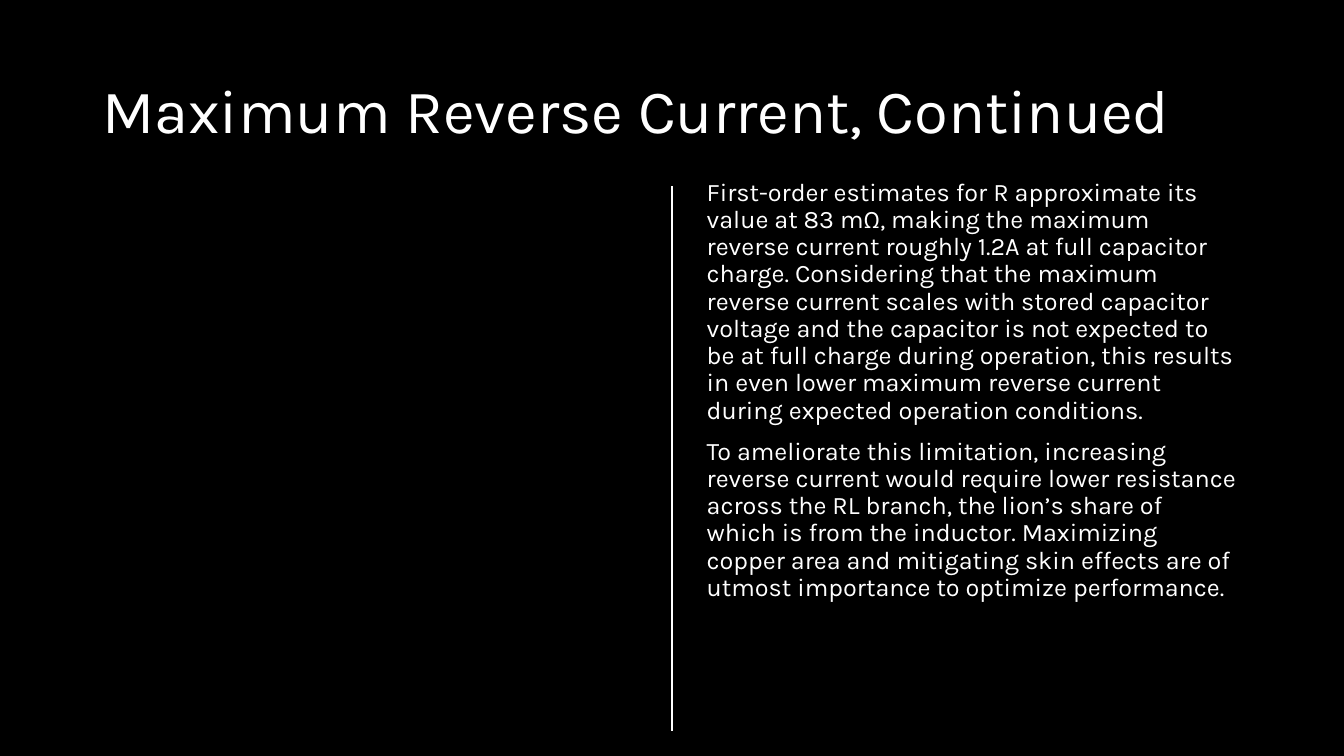
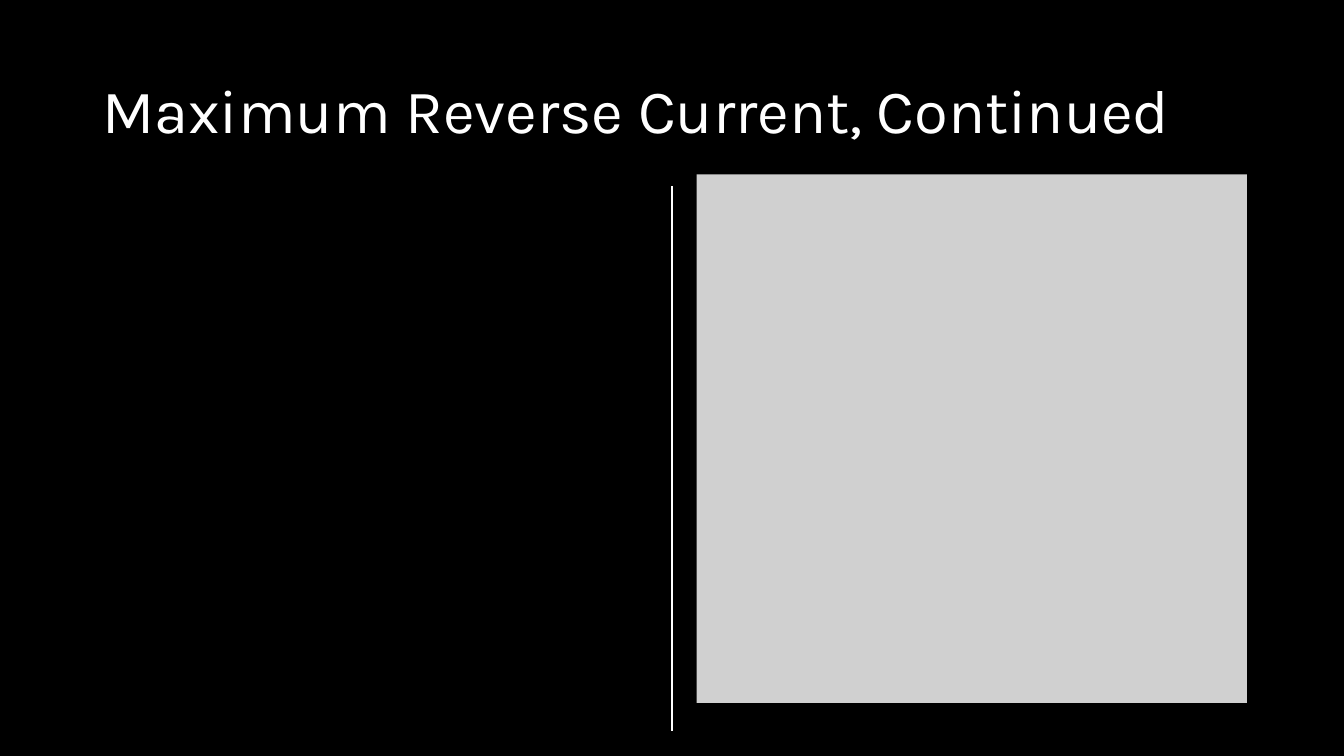
Before and after one commit to ut-ras/rm_electrical-supercap_v2, a slide deck: slide 21 of UT Robomasters – Supercap Power Stage Modeling.pptx. Drawn at 1344x756 pixels with LibreOffice and Linux fonts; fonts in the diff are those of the drawing; grey boxes stand for pictures. Boxes give left, top, right and bottom in pixels: in the first picture for what was removed or moved away, otherwise in the second. Text is boxed around its words. In the diff, an @@ line names an element or a change of style, - is before the commit and + after.

Commit message:
updated PLECs model to use new inductor parameters

```diff
--- a/UT Robomasters – Supercap Power Stage Modeling.pptx
+++ b/UT Robomasters – Supercap Power Stage Modeling.pptx
@@ picture added at (x1=697, y1=174, x2=1247, y2=703) @@
@@ text removed at (x1=707, y1=183, x2=1235, y2=602) @@
-First-order estimates for R approximate its value at 83 mΩ, making the maximum reverse current roughly 1.2A at full capacitor charge. Considering that the maximum reverse current scales with stored capacitor voltage and the capacitor is not expected to be at full charge during operation, this results in even lower maximum reverse current during expected operation conditions.
-To ameliorate this limitation, increasing reverse current would require lower resistance across the RL branch, the lion’s share of which is from the inductor. Maximizing copper area and mitigating skin effects are of utmost importance to optimize performance.
```
Also in this commit, not shown: 2 slides added, 2 other files.
